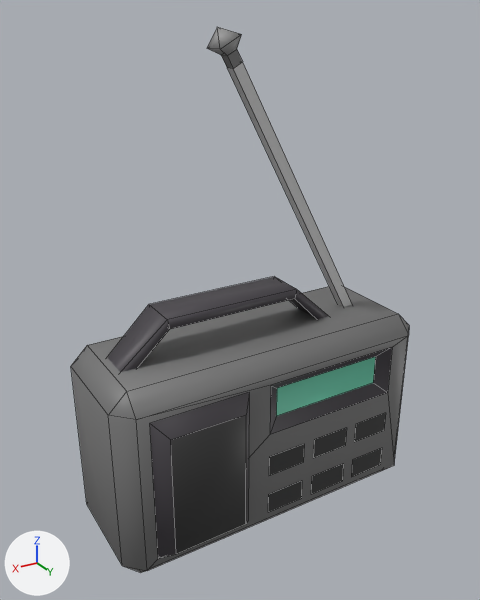
Two versions of the FBX model Assets/Art/Models/Items/Functional/Generic/boombox.fbx, one commit apart.
Before and after are seen from a 50 mm lens placed at (0.447, 1.694, 0.663), pointed at (0.028, 0.995, 0.314). The axes (+X, +Y, +Z) are drawn at lower left. The lights are the same throughout. Mesh edges are drawn as thin lines. Where no turn or scale is listed for an object, it has been applied to the vertices.

In view in the first picture: 'Boombox'.
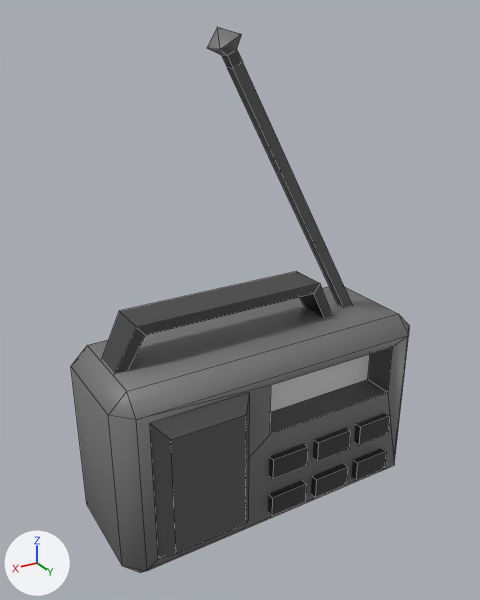
Pixel boxes [x1, y1, x2, y2] of what changed, in the pictures (480 x 600 px; the box of a moved part takes in the faces that stretch with it):
part 1 of me_boombox, added (black)
    after: [268, 480, 306, 516]
part 2 of me_boombox, added (black)
    after: [351, 448, 386, 480]
part 3 of me_boombox, added (black)
    after: [354, 413, 390, 445]
part 4 of me_boombox, added (black)
    after: [269, 444, 308, 479]
part 5 of me_boombox, added (black)
    after: [311, 463, 348, 498]
part 6 of me_boombox, added (black)
    after: [313, 428, 351, 462]
part 7 of me_boombox, deleted (black)
    before: [268, 413, 386, 512]
part 8 of me_boombox, moved or reshaped
    before: [107, 277, 392, 435]
    after: [102, 271, 392, 435]
part 9 of me_boombox, surface changed (grey to black)
    both: [150, 27, 352, 558]
part 10 of me_boombox, recoloured
    before: [276, 357, 375, 416]
    after: [270, 354, 370, 412]

Patch to the scene script:
```diff
--- a/Assets/Art/Models/Items/Functional/Generic/boombox.fbx.py
+++ b/Assets/Art/Models/Items/Functional/Generic/boombox.fbx.py
@@ mat_palette05_emission @@
+mat_palette05_emission = principled_material('Palette05 Emission')
+mat_palette05_emission.base_color = (0.8, 0.8, 0.8)  # white #e7e7e7
+mat_palette05_emission.roughness = 0.25
@@ me_boombox @@
 # used by ob_boombox; location = (0.0, 1.0, 0.0)
 # verts and faces of me_boombox; kept vertices keep their numbers, new ones are numbered from 141
 # before: 42 (-0.041, -0.027, 0.326) at pixel (274, 276), 43 (-0.041, 0.027, 0.326) at pixel (296, 289), 46 (0.149, -0.027, 0.326) at pixel (148, 304), 47 (0.149, 0.027, 0.326) at pixel (167, 319), 50 (-0.038, -0.027, 0.313)
 # before: 51 (-0.038, 0.027, 0.313) at pixel (294, 298), 54 (0.146, -0.027, 0.313), 55 (0.146, 0.027, 0.313) at pixel (169, 329), 58 (-0.145, 0.079, 0.22) at pixel (375, 356), 59 (-0.145, 0.079, 0.177) at pixel (373, 382)
 # before: 60 (0.023, 0.079, 0.22) at pixel (276, 388), 61 (0.023, 0.079, 0.177) at pixel (276, 416)
-me_boombox.from_pydata(...)  # 141 vertices, 101 faces; spans x -0.235..0.245, y -0.104..0.111, z -0.001..0.65
+me_boombox.from_pydata(...)  # 161 vertices, 130 faces; spans x -0.235..0.245, y -0.104..0.111, z -0.001..0.65
+# me_boombox part 1: a new loose piece, a box spanning x -0.016..0.04, y 0.085..0.101, z 0.036..0.066, in mat_palette05 (picture img_palette05_png)
+# me_boombox part 2: a new loose piece, a box spanning x -0.163..-0.106, y 0.085..0.101, z 0.036..0.066, in mat_palette05 (picture img_palette05_png)
+# me_boombox part 3: a new loose piece, a box spanning x -0.163..-0.106, y 0.085..0.101, z 0.097..0.128, in mat_palette05 (picture img_palette05_png)
+# me_boombox part 4: a new loose piece, a box spanning x -0.016..0.04, y 0.085..0.101, z 0.097..0.128, in mat_palette05 (picture img_palette05_png)
+# me_boombox part 5: a new loose piece, a box spanning x -0.09..-0.033, y 0.085..0.101, z 0.036..0.066, in mat_palette05 (picture img_palette05_png)
+# me_boombox part 6: a new loose piece, a box spanning x -0.09..-0.033, y 0.085..0.101, z 0.097..0.128, in mat_palette05 (picture img_palette05_png)
+# me_boombox part 7: 7 loose pieces with 28 vertices, spanning x -0.163..0.07, y -0.104..0.092, z 0.036..0.155, are deleted
+# me_boombox part 8
+verts[42] = (-0.08, -0.027, 0.326)  # moved, pixel (296, 271)
+verts[43] = (-0.08, 0.027, 0.326)  # moved, pixel (320, 283)
+verts[46] = (0.188, -0.027, 0.326)  # moved, pixel (119, 310)
+verts[47] = (0.188, 0.027, 0.326)  # moved, pixel (136, 327)
+verts[50] = (-0.07, -0.027, 0.313)  # moved
+verts[51] = (-0.07, 0.027, 0.313)  # moved, pixel (313, 293)
+verts[54] = (0.178, -0.027, 0.313)  # moved
+verts[55] = (0.178, 0.027, 0.313)  # moved, pixel (145, 335)
+verts[61] = (0.034, 0.056, 0.168)  # moved
+verts[59] = (-0.156, 0.056, 0.168)  # moved, pixel (367, 379)
+verts[58] = (-0.156, 0.056, 0.229)  # moved
+verts[60] = (0.034, 0.056, 0.229)  # moved
+# me_boombox part 9: 65 kept faces spanning x -0.235..0.223, y -0.104..0.111, z 0.035..0.65 get new texture (UV) coordinates
+# me_boombox part 10: 1 face spanning x -0.156..0.034, y 0.056, z 0.168..0.229 switches from mat_palette05 (picture img_palette05_png) to mat_palette05_emission (white #e7e7e7)
 me_boombox.materials.append(mat_palette05)
+me_boombox.materials.append(mat_palette05_emission)  # white #e7e7e7
```
